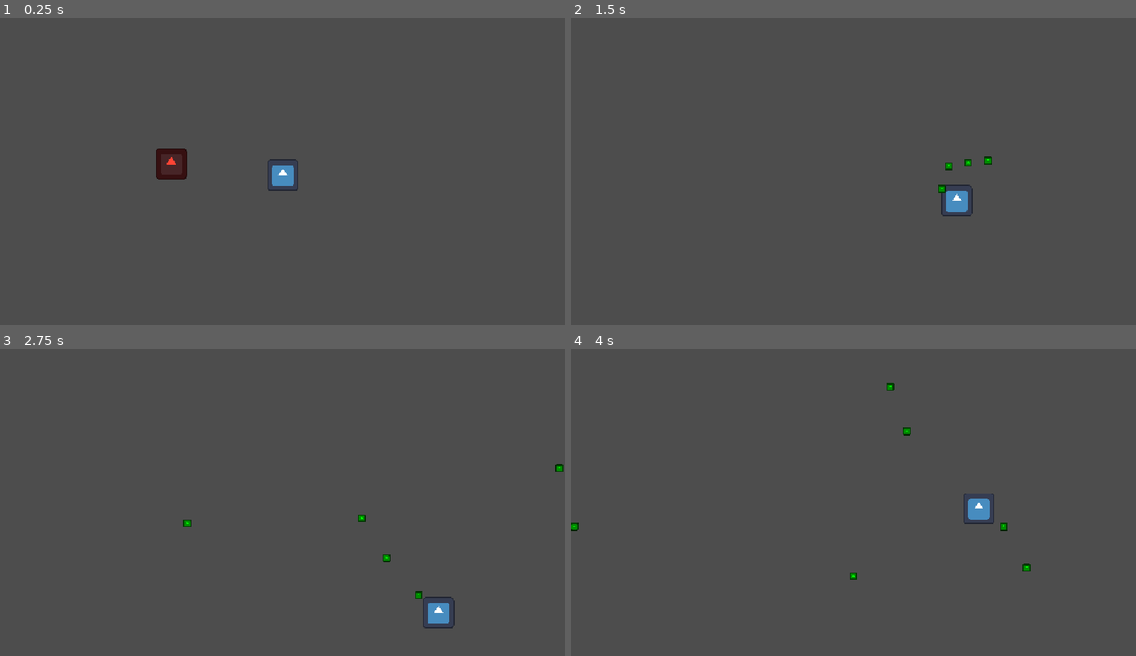
Above: before the commit, frames 1-4 (two rows, left to right).
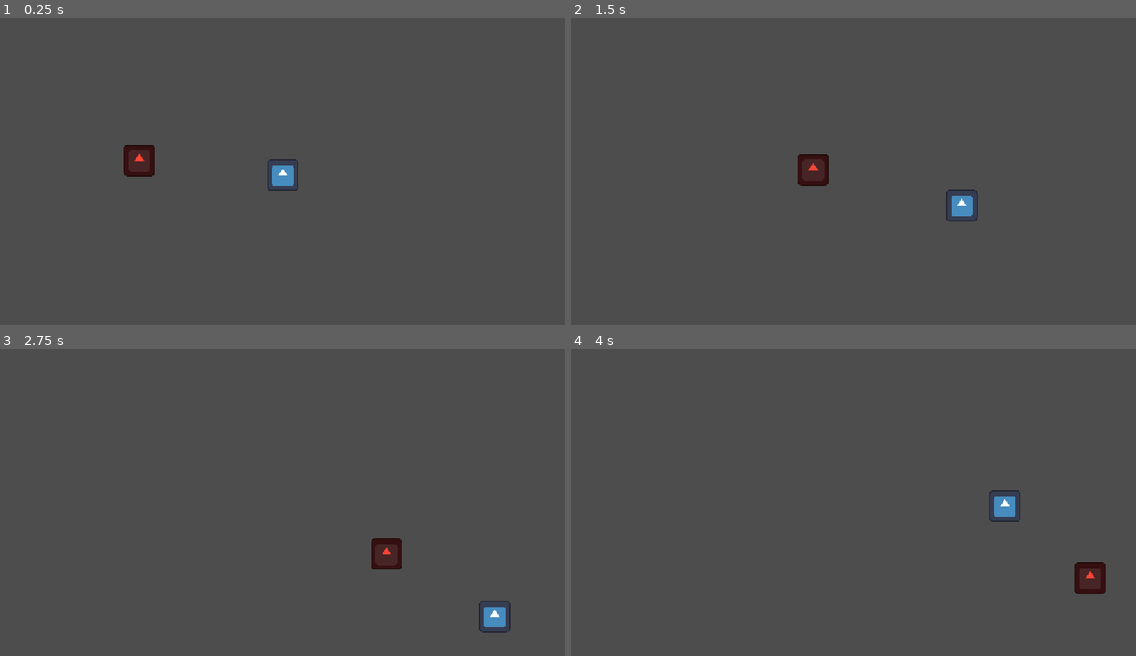
Above: after the commit, the same moments.

Repository: zt1ier/bullet-heuh
Game: Godot game, scene res://main.tscn
Same seed, same stepped clock (60 frames per second), same inputs: the game is played once before the commit and once after it. The engine's default icon, where the game draws it, is replaced by a stand-in: a white triangle on a blue panel in a dark square.
Inputs (mouse positions are in pixels of both pictures, inside the frame that each line leads up to):
- Up to frame 1 (0.25 s): no input
- Up to frame 2 (1.5 s): move the mouse to (977, 162) at 0.52 s; hold D (move_right) 0.53-1.28 s; hold Space (attack) 0.53-1.28 s; move the mouse to (740, 192) at 1.27 s; hold S (move_down) from 1.28 s (still down); tap Space (attack) at 1.35 s
- Up to frame 3 (2.75 s): move the mouse to (339, 438) at 2.02 s; release S (move_down) at 2.03 s; hold D (move_right) from 2.03 s (still down); hold Space (attack) from 2.03 s (still down)
- Up to frame 4 (4 s): move the mouse to (825, 570) at 2.77 s; release D (move_right) at 2.78 s; release Space (attack) at 2.78 s; hold W (move_up) 2.78-3.53 s; tap Space (attack) at 2.85 s; move the mouse to (1023, 554) at 3.52 s; hold A (move_left) from 3.53 s (still down); hold Space (attack) from 3.53 s (still down)

The runs differ from the first frame. In frame 1, 1.1% of the frame differs, in the area x 21-34%, y 41-53%; in frame 2, 1.1%; in frame 3, 1.3%; in frame 4, 1.4%, in the area x 0-95%, y 11-80%.

Commit message:
No idea
REFACTR PLS

Diff:
--- a/bullet-what/components/hurtbox/hurtbox.gd
+++ b/bullet-what/components/hurtbox/hurtbox.gd
@@ -17,5 +17,4 @@
 func _on_area_entered(hitbox: Hitbox) -> void:
 	if actor == hitbox.actor.damage_source:
 		return
-	actor.take_damage(hitbox.actor.damage)
-	actor.apply_knockback(hitbox.actor)
+	actor.hit_by(hitbox.actor)
--- a/bullet-what/entities/enemy/enemy.gd
+++ b/bullet-what/entities/enemy/enemy.gd
@@ -2,6 +2,8 @@
 extends Entity
 
 
+# idk why I'm not using this but ok
+# problem for another day
 enum States {
 	IDLE,
 	MOVING,
@@ -19,14 +21,14 @@
 func _ready() -> void:
 	if not is_in_group("Enemies"):
 		add_to_group("Enemies")
-	damage_source = self #--- if MeleeEnemy.
+	damage_source = self # --- if MeleeEnemy.
 
 
 func _physics_process(delta: float) -> void:
-	_handle_movement() # override with children
+	_handle_movement(delta)
 	move_and_slide()
 
 
-func _handle_movement() -> void:
+func _handle_movement(delta: float) -> void:
 	var direction := (player.global_position - global_position).normalized()
-	velocity = direction * movement_speed
+	velocity = velocity.lerp(direction * movement_speed, delta)
--- a/bullet-what/entities/enemy/enemy.tscn
+++ b/bullet-what/entities/enemy/enemy.tscn
@@ -18,7 +18,6 @@
 collision_layer = 2
 collision_mask = 3
 script = ExtResource("1_msovg")
-health = 10
 
 [node name="Hurtbox" parent="." node_paths=PackedStringArray("actor") instance=ExtResource("2_twyc1")]
 actor = NodePath("..")
--- a/bullet-what/entities/entity.gd
+++ b/bullet-what/entities/entity.gd
@@ -2,23 +2,39 @@
 extends CharacterBody2D
 
 
-@export var health: int
-@export var damage: int
+# --- BASE STATE ---
+enum BaseState {
+	IDLE,
+	MOVING,
+	KNOCKEDBACK,
+}
+
+
+# --- DEFAULT ---
+@export var health: int = 10
+
+# --- ATTACKING ---
+@export var damage: int = 5
 @export var fire_rate: float = 0.25
-@export var movement_speed: float = 300.0
 @export var knockback_force: float = 100.0
 
-
-var damage_source: Entity
+# --- MOVEMENT ---
+@export var movement_speed: float = 300.0
+@export var friction: float = 100.0
 
 
-func _physics_process(delta: float) -> void:
-	_handle_movement()
-	move_and_slide()
+# --- DAMAGE REFERENCE (for Hitbox and Hurtbox) ---
+var damage_source: Entity = null
+
+# --- KNOCKBACK PARAMETERS ---
+var knockback: Vector2 = Vector2.ZERO
+var knockback_timer: float = 0.0
 
 
-func _handle_movement() -> void:
-	pass
+func hit_by(source: Entity) -> void:
+	take_damage(source.damage)
+	if health > 0:
+		apply_knockback(source)
 
 
 func take_damage(amount: int) -> void:
--- a/bullet-what/entities/player/player.gd
+++ b/bullet-what/entities/player/player.gd
@@ -2,9 +2,7 @@
 extends Entity
 
 
-enum States {
-	IDLE,
-	MOVING,
+enum PlayerState {
 	ATTACKING,
 	ATTACKING_WHILE_MOVING,
 }
@@ -16,10 +14,9 @@
 var run_speed: float
 var walk_speed: float
 
-var attack_speed: float
 var time_since_attack: float
 
-var current_state = States.IDLE
+var current_state = BaseState.IDLE
 
 
 func _ready() -> void:
@@ -34,40 +31,44 @@
 
 	# --- PROCESS STATES ---
 	match current_state:
-		States.IDLE: pass
-		States.MOVING: _process_moving(direction)
-		States.ATTACKING: _process_attacking()
-		States.ATTACKING_WHILE_MOVING: _process_attacking_while_moving(direction)
+		BaseState.IDLE: _process_idle(direction, delta)
+		BaseState.MOVING: _process_moving(direction, delta)
+		PlayerState.ATTACKING: _process_attacking()
+		PlayerState.ATTACKING_WHILE_MOVING: _process_attacking_while_moving(direction, delta)
 
 	time_since_attack += get_process_delta_time()
 
 	# --- TRANSITION STATES ---
 	if Input.is_action_pressed("attack"):
 		if direction != Vector2.ZERO:
-			current_state = States.ATTACKING_WHILE_MOVING
+			current_state = PlayerState.ATTACKING_WHILE_MOVING
 		elif direction == Vector2.ZERO:
-			current_state = States.ATTACKING
+			current_state = PlayerState.ATTACKING
 	elif direction != Vector2.ZERO:
-		current_state = States.MOVING
+		current_state = BaseState.MOVING
 	else:
-		current_state = States.IDLE
+		current_state = BaseState.IDLE
 
 	move_and_slide()
 
 
-func _process_moving(direction: Vector2) -> void:
-	velocity = direction * run_speed
+func _process_idle(direction: Vector2, delta: float) -> void:
+	velocity = lerp(direction, Vector2.ZERO, delta)
+
+
+func _process_moving(direction: Vector2, delta: float) -> void:
+	velocity = velocity.lerp(direction * run_speed, delta * friction)
 
 
 func _process_attacking() -> void:
-	if time_since_attack >= attack_speed:
+	if time_since_attack >= fire_rate:
 		_attack()
 
 
-func _process_attacking_while_moving(direction: Vector2) -> void:
-	velocity = direction * walk_speed
+func _process_attacking_while_moving(direction: Vector2, delta: float) -> void:
+	velocity = velocity.lerp(direction * run_speed, delta * friction)
 
-	if time_since_attack >= attack_speed:
+	if time_since_attack >= fire_rate:
 		_attack()
 
 
@@ -75,8 +76,8 @@
 	var projectile := projectile_scene.instantiate() as PlayerProjectile
 	projectile.direction = -(global_position - get_global_mouse_position()).normalized()
 	projectile.global_position = global_position
+	projectile.damage_source = self
 	projectile.damage = damage
-	projectile.damage_source = self
 	add_sibling(projectile)
 
 	time_since_attack = 0
@@ -85,4 +86,3 @@
 func _fill_variables() -> void:
 	run_speed = movement_speed
 	walk_speed = movement_speed / 2
-	attack_speed = fire_rate
--- a/bullet-what/entities/player/player.tscn
+++ b/bullet-what/entities/player/player.tscn
@@ -15,7 +15,6 @@
 collision_mask = 2
 script = ExtResource("1_bls4j")
 projectile_scene = ExtResource("2_bls4j")
-health = 10
 
 [node name="Hurtbox" parent="." node_paths=PackedStringArray("actor") instance=ExtResource("3_8fjmc")]
 actor = NodePath("..")
